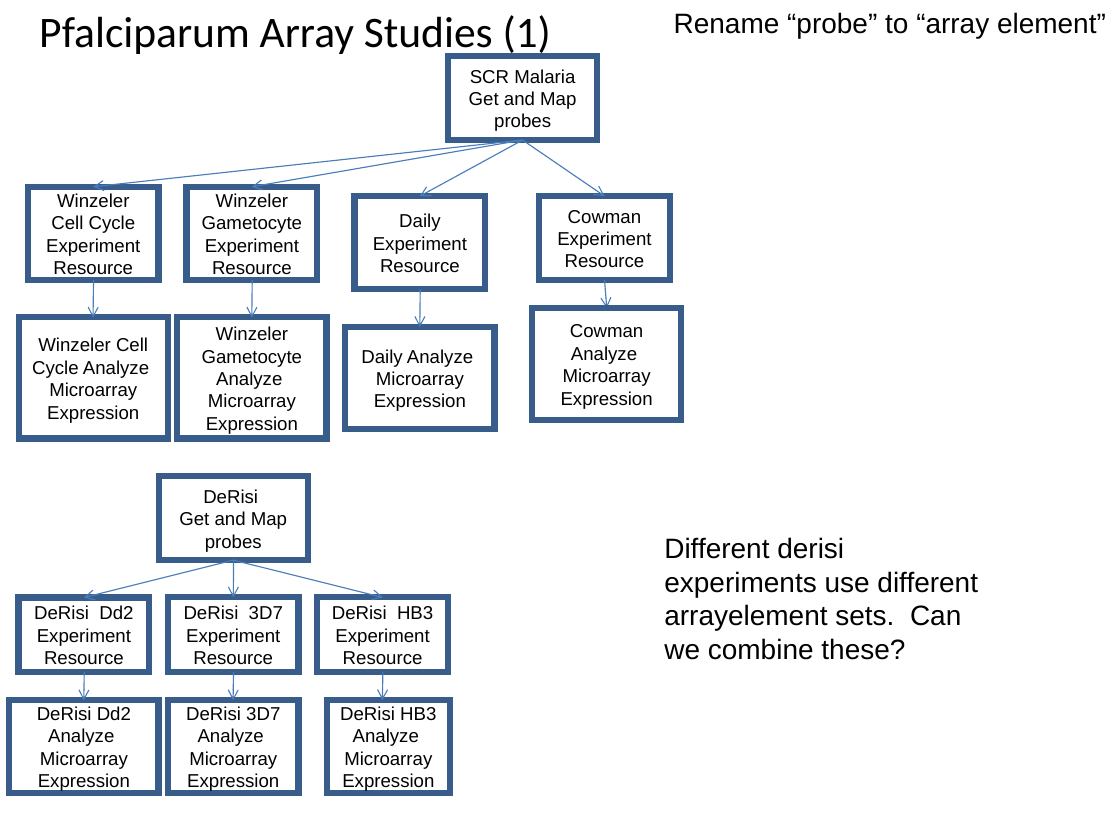
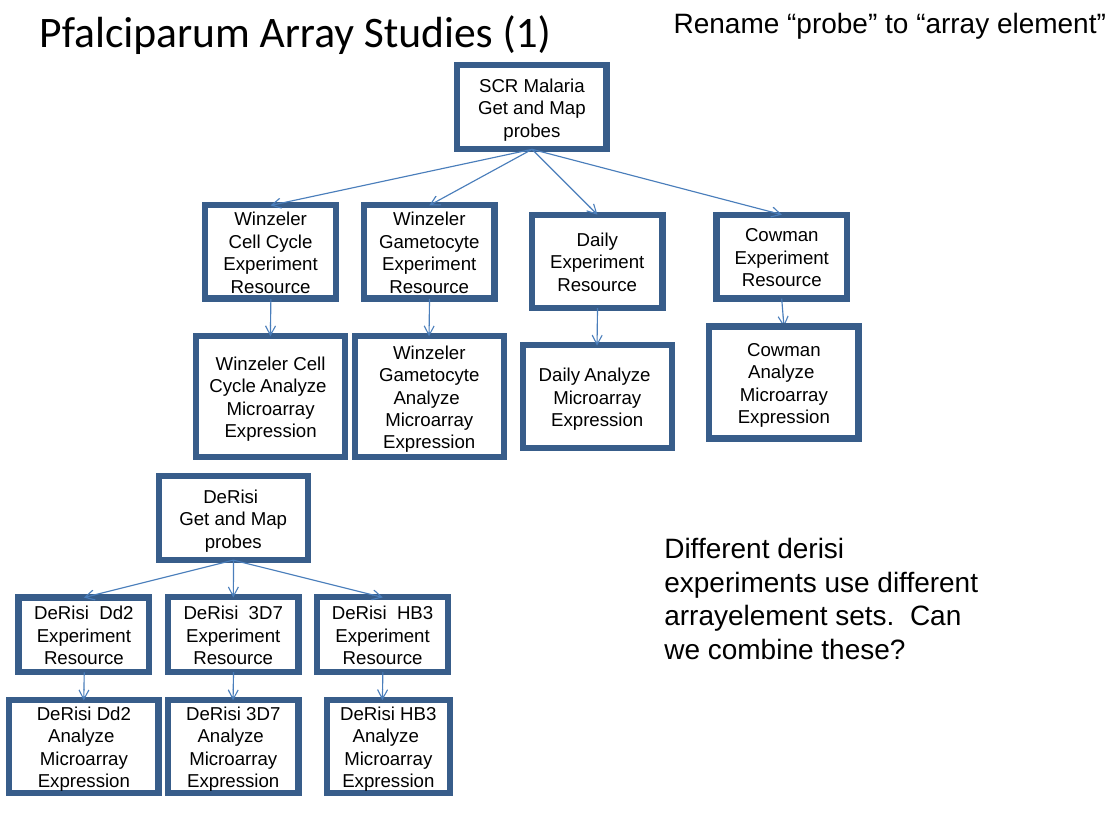
Before and after one commit to VEuPathDB/ApiCommonWorkflow, a slide deck: slide 16 of Main/doc/IntegratedWorkflow.ppt. Drawn at 1120x840 pixels with LibreOffice and Linux fonts; fonts in the diff are those of the drawing. Boxes give left, top, right and bottom in pixels: in the first picture for what was removed or moved away, otherwise in the second. Text is boxed around its words. In the diff, an @@ line names an element or a change of style, - is before the commit and + after.

Commit message:
update pb, pv, py array studies

```diff
--- a/Main/doc/IntegratedWorkflow.ppt
+++ b/Main/doc/IntegratedWorkflow.ppt
@@ rectangle "SCR Malaria": place and size @@
-rectangle "SCR Malaria" at [448, 56, 597, 140]
+rectangle "SCR Malaria" at [457, 65, 606, 149]
@@ arrow moved from (523, 140) - (93, 187) to (532, 149) - (271, 205) @@
@@ arrow moved from (523, 140) - (252, 187) to (532, 149) - (429, 205) @@
@@ arrow moved from (523, 140) - (420, 196) to (532, 149) - (597, 215) @@
@@ arrow moved from (523, 140) - (605, 196) to (532, 149) - (782, 215) @@
@@ 3 rectangles: place and size @@
-3 rectangles at [177, 196, 670, 438]
+3 rectangles at [355, 215, 848, 457]
@@ 5 rectangles, 4 arrows: place and size @@
-5 rectangles, 4 arrows at [19, 187, 681, 438]
+5 rectangles, 4 arrows at [196, 205, 858, 457]
```
Also in this commit, not shown: 8 other slides changed.
